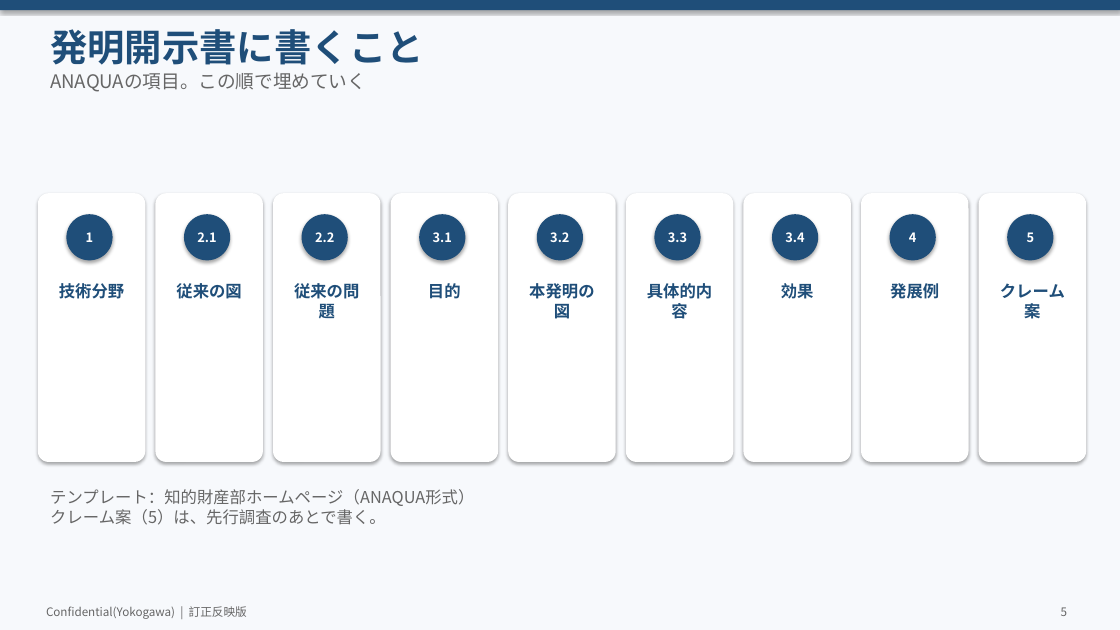
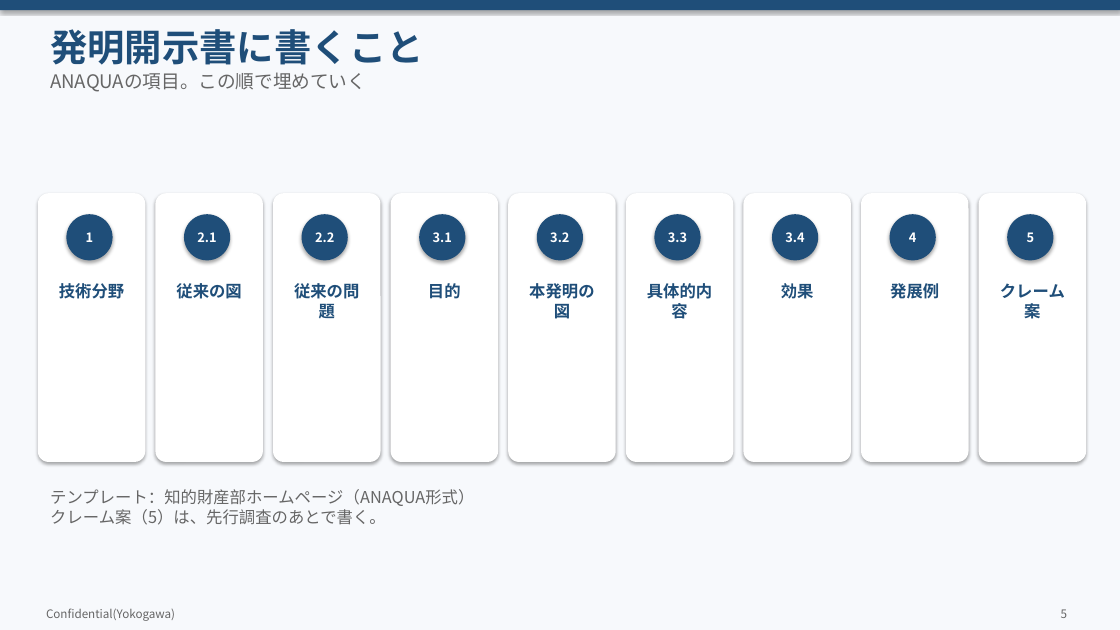
Before and after one commit to zhexingwang/ppt, a slide deck: slide 5 of decks/05_Copilot発明開示書/Copilot発明開示書_訂正反映.pptx. Drawn at 1120x630 pixels with LibreOffice and Linux fonts; fonts in the diff are those of the drawing. Boxes give left, top, right and bottom in pixels: in the first picture for what was removed or moved away, otherwise in the second. Text is boxed around its words. In the diff, an @@ line names an element or a change of style, - is before the commit and + after.

```diff
--- a/decks/05_Copilot発明開示書/Copilot発明開示書_訂正反映.pptx
+++ b/decks/05_Copilot発明開示書/Copilot発明開示書_訂正反映.pptx
@@ text at (x1=46, y1=608, x2=175, y2=621): text changed @@
-Confidential(Yokogawa) | 訂正反映版
+Confidential(Yokogawa)
```
Also in this commit, not shown: 12 other slides changed, 15 other files.
